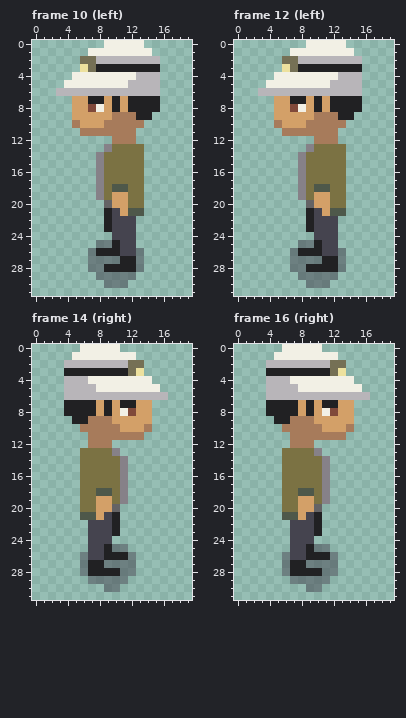
Two states of a pixel-art file, MiniJam-Deception/Sprites/main-character-normal.aseprite. Above is the file before it was changed.
20x32 pixels, 16 frames. Shown: frame 10 (left), frame 12 (left), frame 14 (right), frame 16 (right). The commit also changed other frames, which this record leaves out.
After the commit:
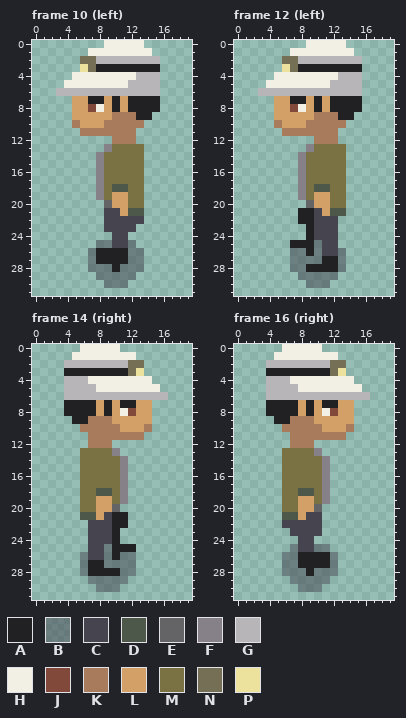
Palette (. is transparent): A #212123  B #45444f81  C #45444f  D #4e584a  E #646365  F #868188  G #b8b5b9  H #f2f0e5  J #80493a  K #a77b5b  L #d3a068  M #7b7243  N #757055  P #ede19e
From old to new:
{"where": "frame 10 (left)"}
{"frame":10,"y":21,"x":9,"old":"A","new":"C"}
{"frame":10,"y":22,"x":9,"old":"A","new":"C"}
{"frame":10,"y":22,"x":13,"old":".","new":"C"}
{"frame":10,"y":23,"x":9,"old":"A","new":"C"}
{"frame":10,"y":24,"x":12,"old":"C","new":"."}
{"frame":10,"y":25,"x":10,"old":"A","new":"C"}
{"frame":10,"y":25,"x":12,"old":"C","new":"B"}
{"frame":10,"y":26,"x":11,"old":"CC","new":"AB"}
{"frame":10,"y":27,"x":8,"old":"BBB","new":"AAA"}
{"frame":10,"y":27,"x":12,"old":"A","new":"B"}
{"frame":10,"y":28,"x":9,"old":"A","new":"B"}
{"frame":10,"y":28,"x":11,"old":"AA","new":"BB"}
{"where": "frame 12 (left)"}
{"frame":12,"y":21,"x":8,"old":".","new":"A"}
{"frame":12,"y":22,"x":8,"old":".","new":"A"}
{"frame":12,"y":24,"x":9,"old":".","new":"A"}
{"frame":12,"y":25,"x":7,"old":".BBA","new":"AAAB"}
{"frame":12,"y":26,"x":8,"old":"A","new":"B"}
{"frame":12,"y":26,"x":10,"old":"A","new":"B"}
{"where": "frame 14 (right)"}
{"frame":14,"y":21,"x":11,"old":".","new":"A"}
{"frame":14,"y":22,"x":11,"old":".","new":"A"}
{"frame":14,"y":24,"x":10,"old":".","new":"A"}
{"frame":14,"y":25,"x":9,"old":"ABB.","new":"BAAA"}
{"frame":14,"y":26,"x":9,"old":"A","new":"B"}
{"frame":14,"y":26,"x":11,"old":"A","new":"B"}
{"frame":14,"y":30,"x":8,"old":".","new":"B"}
{"where": "frame 16 (right)"}
{"frame":16,"y":21,"x":10,"old":"A","new":"C"}
{"frame":16,"y":22,"x":6,"old":".","new":"C"}
{"frame":16,"y":22,"x":10,"old":"A","new":"C"}
{"frame":16,"y":23,"x":10,"old":"A","new":"C"}
{"frame":16,"y":24,"x":7,"old":"C","new":"."}
{"frame":16,"y":25,"x":7,"old":"C","new":"B"}
{"frame":16,"y":25,"x":9,"old":"A","new":"C"}
{"frame":16,"y":26,"x":7,"old":"CC","new":"BA"}
{"frame":16,"y":27,"x":7,"old":"A","new":"B"}
{"frame":16,"y":27,"x":9,"old":"BBB","new":"AAA"}
{"frame":16,"y":28,"x":7,"old":"AA","new":"BB"}
{"frame":16,"y":28,"x":10,"old":"A","new":"B"}
{"frame":16,"y":30,"x":8,"old":".","new":"B"}
